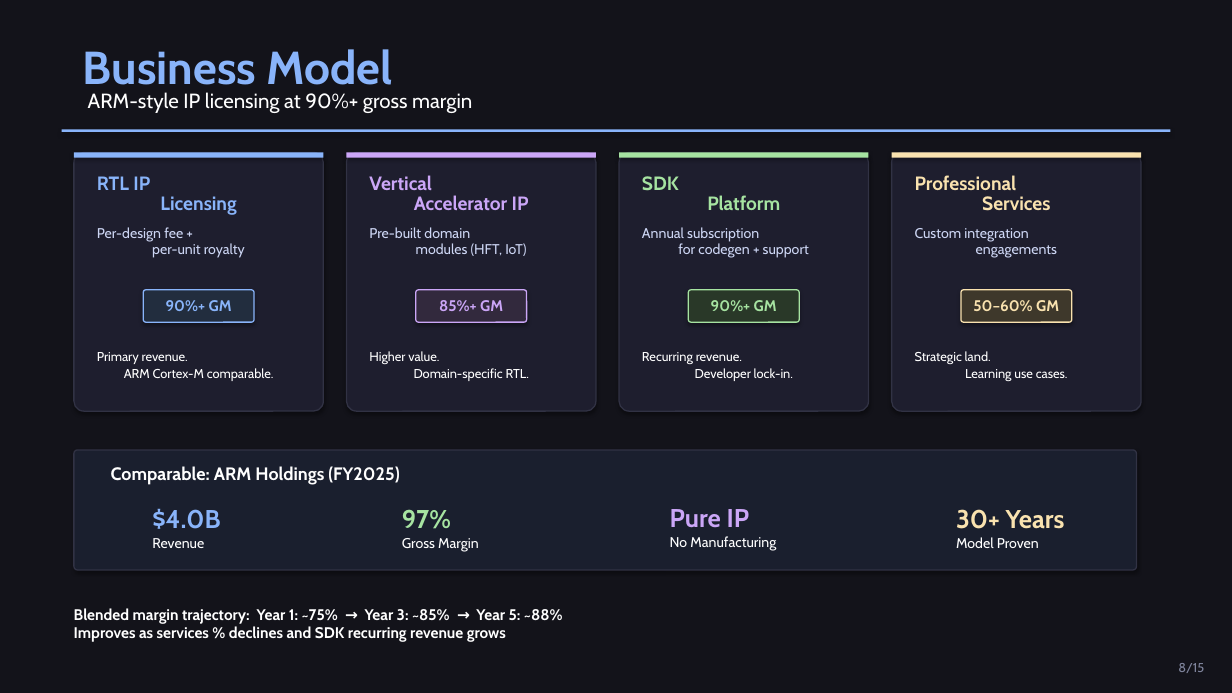
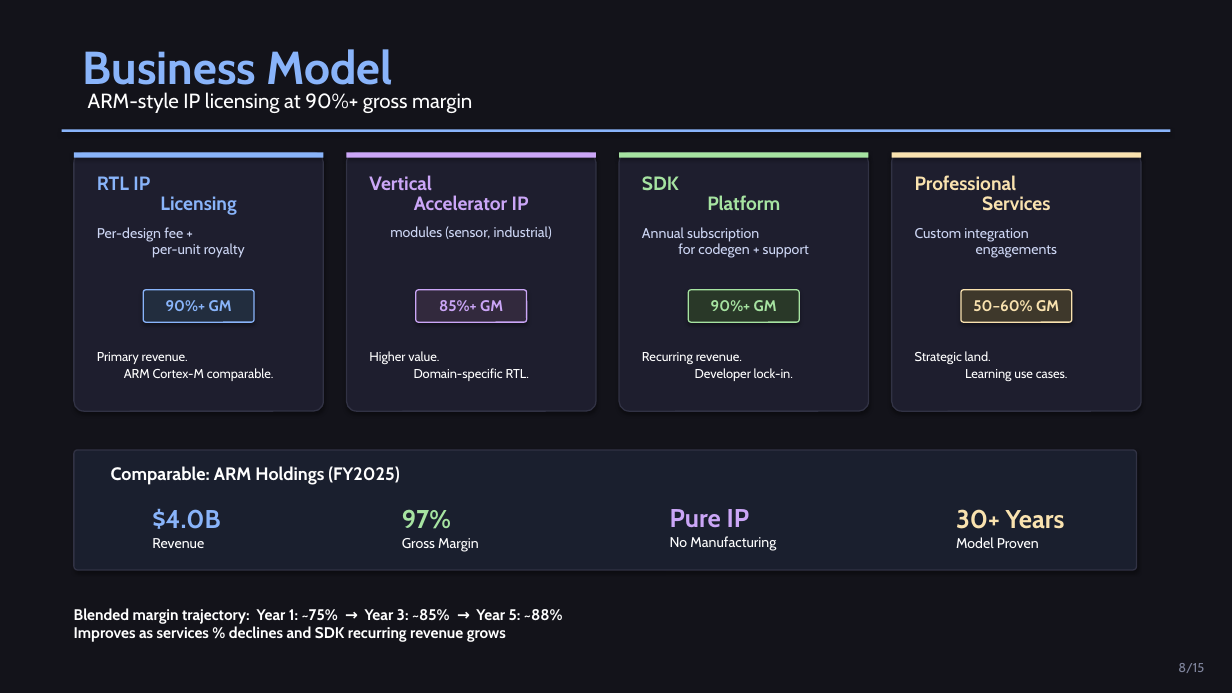
Before and after one commit to MatthewHRockwell/ATOMiK, a slide deck: slide 8 of business/pitch_deck/ATOMiK_Investor_Deck.pptx. Drawn at 1232x693 pixels with LibreOffice and Linux fonts; fonts in the diff are those of the drawing. Boxes give left, top, right and bottom in pixels: in the first picture for what was removed or moved away, otherwise in the second. Text is boxed around its words. In the diff, an @@ line names an element or a change of style, - is before the commit and + after.

```diff
--- a/business/pitch_deck/ATOMiK_Investor_Deck.pptx
+++ b/business/pitch_deck/ATOMiK_Investor_Deck.pptx
@@ text at [390, 226, 552, 239]: text changed @@
-Pre-built domain
-modules (HFT, IoT)
+modules (sensor, industrial)
```
Also in this commit, not shown: 14 other slides changed, 35 other files.
